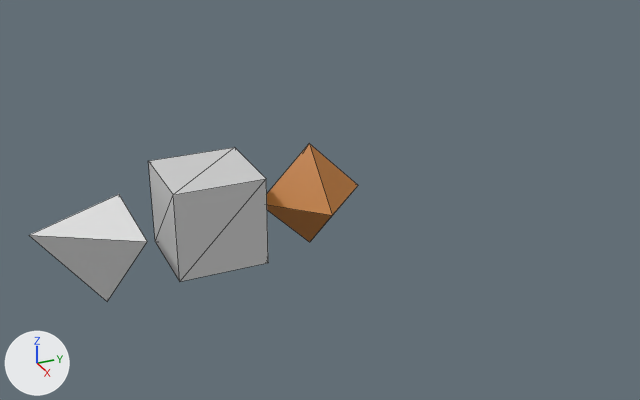
Renders of the COLLADA model Dice Roller/daes.scnassets/dice.dae from each side of a commit.
The view is the same before and after, from a 50 mm camera at (6.86, -2.98, 3.35) aimed at (-0.1, 0.15, -0.13). The lights are fixed; the arrows at lower left show +X, +Y and +Z. Mesh edges are drawn as thin lines. Where no turn or scale is listed for an object, it has been applied to the vertices.

In view in the first picture: 'd4', 'd6', 'd8'.
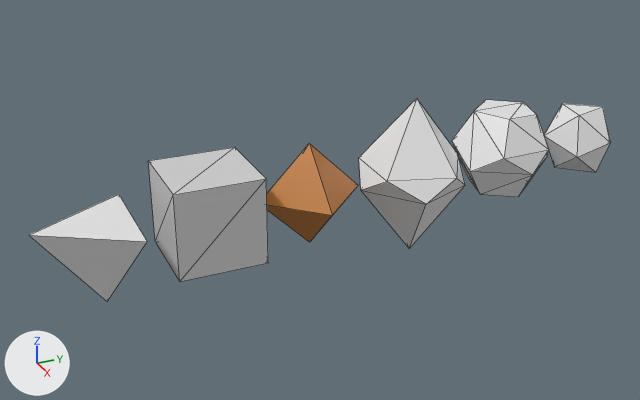
Commit message: have all the dice now

What differs and where, as boxes (x1, y1, x2, y2) in the pictures (640 x 400 px):
'd10', added: after (359, 98, 465, 249)
'd12', added: after (452, 100, 549, 197)
'd20', added: after (544, 104, 611, 172)

The change, as a list of edits to the scene's bpy script:
```text
Add me_cube_007:
    me_cube_007.from_pydata(...)  # 12 vertices, 20 faces; spans x -0.356..0.346, y -0.381..0.364, z -0.313..0.338
Add me_cube_006:
    me_cube_006.from_pydata(...)  # 20 vertices, 36 faces; spans x -0.5..0.5, y -0.5..0.5, z -0.415..0.415
Add me_cube_005:
    me_cube_005.from_pydata(...)  # 12 vertices, 20 faces; spans x -0.53..0.54, y -0.57..0.5, z -0.86..0.74
Add ob_d20:
    ob_d20 = bpy.data.objects.new('d20', me_cube_007)
    ob_d20.location = (-0.011, 3.087, 0.073)
Add ob_d12:
    ob_d12 = bpy.data.objects.new('d12', me_cube_006)
    ob_d12.location = (-0.078, 2.171, 0.079)
Add ob_d10:
    ob_d10 = bpy.data.objects.new('d10', me_cube_005)
    ob_d10.location = (-0.085, 1.142, 0.002)
```
